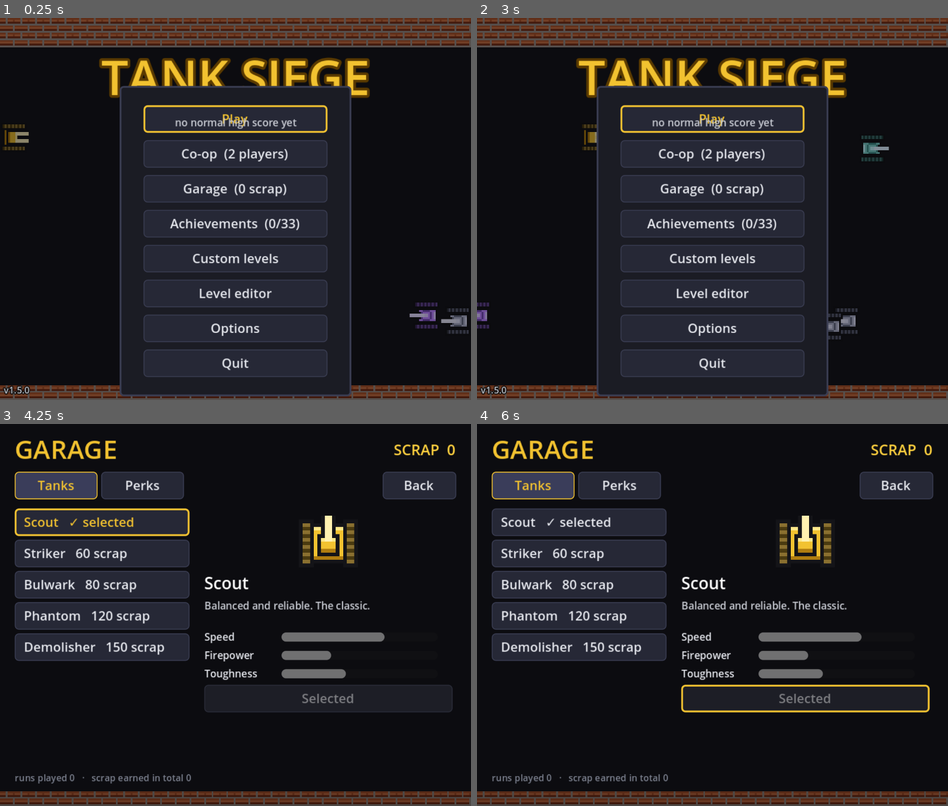
Above: before the commit, frames 1-4 (two rows, left to right).
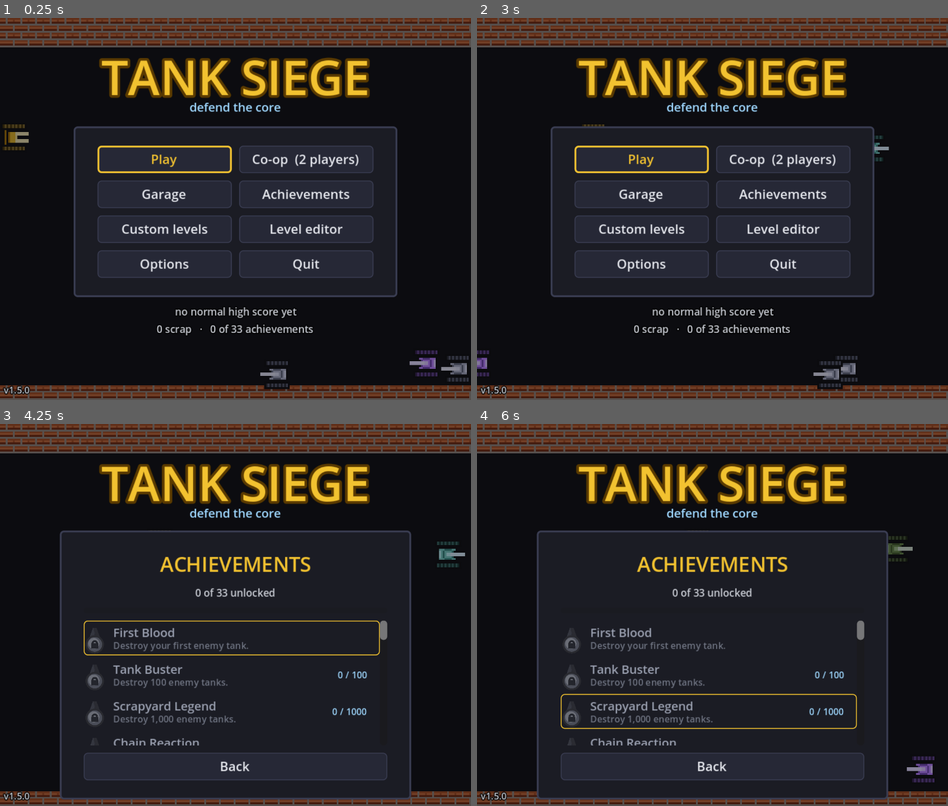
Above: after the commit, the same moments.

Repository: foxsoft2005/tank-siege
Game: Godot game, scene res://scenes/title.tscn
The game is run twice, just before and just after one commit, with the same random seed, the same clock (stepped at 60 frames per second) and the same inputs.
Inputs (mouse positions are in pixels of both pictures, inside the frame that each line leads up to):
- Up to frame 1 (0.25 s): no input
- Up to frame 2 (3 s): click (641, 193) at 0.5 s, where only the run after the commit has a clickable "Garage"; click "Tanks" at 1.25 s; click "Perks" at 2 s; click "Back" at 2.75 s
- Up to frame 3 (4.25 s): click (306, 599) at 3.5 s, where only the run after the commit has a clickable "Achievements"
- Up to frame 4 (6 s): click (707, 637) at 4.27 s; click (707, 676) at 5.02 s; click (707, 710) at 5.77 s

The runs differ from the first frame. In frame 1, 21% of the frame differs, in the area x 15-100%, y 17-100%; in frame 2, 21%; in frame 3, 36%; in frame 4, 37%, in the area x 0-100%, y 0-99%.

Commit message:
Title screen: fix the menu covering the records line
The main menu grew to 8 buttons and its panel was pushed up over the
high score line (and the logo). Now:
- the main menu is a 2-column grid that fits under the logo;
- records (high score, best stage, scrap, achievements) sit below it;
- the difficulty page shows the focused difficulty's record in its panel;
- update messages moved to the bottom, with buttons side by side;
- MenuKit.focus_first() also looks inside a GridContainer.

Co-Authored-By: Claude Opus 5.5 <noreply@anthropic.com>
Claude-Session: https://claude.ai/code/session_01BYEVEXY2UURyJWBxv6Ukm3

Diff:
--- a/scripts/menu_kit.gd
+++ b/scripts/menu_kit.gd
@@ -134,6 +134,9 @@
 ## Give keyboard/gamepad focus to the first thing on a page you can interact with.
 static func focus_first(p: Control) -> void:
 	for child in p.get_children():
+		if child is GridContainer and child.get_child_count() > 0:  # a grid of buttons
+			(child.get_child(0) as Control).grab_focus()
+			return
 		if child is HBoxContainer and child.get_child_count() > 1:  # a slider row
 			(child.get_child(1) as Control).grab_focus()
 			return
--- a/scripts/title.gd
+++ b/scripts/title.gd
@@ -19,6 +19,7 @@
 var _coop_hint: Label
 var _best_label: Label
 var _diff_desc: Label
+var _diff_record: Label
 var _update_box: VBoxContainer
 var _demo_tanks: Array[Dictionary] = []
 var _time := 0.0
@@ -93,14 +94,16 @@
 	_panel = MenuKit.panel(_pages)
 	_ui.add_child(_panel)
 
+	# Your records, shown under the main menu (placed in _show_page).
 	var best := Label.new()
 	_best_label = best
 	_refresh_best()
-	best.position = Vector2(0, 106)
-	best.size = Vector2(512, 20)
+	best.size = Vector2(512, 30)
 	best.horizontal_alignment = HORIZONTAL_ALIGNMENT_CENTER
 	best.add_theme_font_size_override("font_size", 11)
 	best.add_theme_color_override("font_color", Color("#c9ccd4"))
+	best.add_theme_color_override("font_outline_color", Color.BLACK)
+	best.add_theme_constant_override("outline_size", 4)
 	_ui.add_child(best)
 
 	var version := Label.new()
@@ -112,38 +115,48 @@
 	version.add_theme_constant_override("outline_size", 4)
 	_ui.add_child(version)
 
-	# Update messages appear bottom-right.
+	# Update messages appear at the bottom, under the records.
 	_update_box = VBoxContainer.new()
 	_update_box.theme = UITheme.make()
-	_update_box.alignment = BoxContainer.ALIGNMENT_END
-	_update_box.position = Vector2(362, 128)
-	_update_box.size = Vector2(144, 120)
-	_update_box.alignment = BoxContainer.ALIGNMENT_BEGIN
+	_update_box.add_theme_constant_override("separation", 4)
+	_update_box.position = Vector2(106, 346)
+	_update_box.size = Vector2(300, 50)
 	_ui.add_child(_update_box)
 
 	_show_page(_main_page)
 
 
+## The main menu: 8 buttons in 2 columns, so it fits under the logo with
+## room for your records below it. (Arrow keys move in both directions.)
 func _build_main_page() -> VBoxContainer:
-	var page := MenuKit.page("", 200.0)
-	MenuKit.button(page, "Play", func() -> void:
-		_coop_chosen = false
-		_show_page(_difficulty_page))
-	MenuKit.button(page, "Co-op  (2 players)", func() -> void:
-		_coop_chosen = true
-		_show_page(_difficulty_page))
-	MenuKit.button(page, "Garage  (%d scrap)" % GameState.scrap, func() -> void:
-		get_tree().change_scene_to_file(GameState.GARAGE_SCENE))
-	MenuKit.button(page, "Achievements  (%d/%d)" % [Achievements.unlocked_count(), Achievements.LIST.size()], func() -> void:
-		_fill_achievements_page()
-		_show_page(_achievements_page))
-	MenuKit.button(page, "Custom levels", func() -> void:
-		_fill_levels_page()
-		_show_page(_levels_page))
-	MenuKit.button(page, "Level editor", func() -> void:
-		get_tree().change_scene_to_file(GameState.EDITOR_SCENE))
-	MenuKit.button(page, "Options", func() -> void: _show_page(_options_page))
-	MenuKit.button(page, "Quit", func() -> void: get_tree().quit())
+	var page := MenuKit.page("", 300.0)
+	var grid := GridContainer.new()
+	grid.columns = 2
+	grid.add_theme_constant_override("h_separation", 8)
+	grid.add_theme_constant_override("v_separation", 8)
+	page.add_child(grid)
+	var buttons := [
+		["Play", func() -> void:
+			_coop_chosen = false
+			_show_page(_difficulty_page)],
+		["Co-op  (2 players)", func() -> void:
+			_coop_chosen = true
+			_show_page(_difficulty_page)],
+		["Garage", func() -> void: get_tree().change_scene_to_file(GameState.GARAGE_SCENE)],
+		["Achievements", func() -> void:
+			_fill_achievements_page()
+			_show_page(_achievements_page)],
+		["Custom levels", func() -> void:
+			_fill_levels_page()
+			_show_page(_levels_page)],
+		["Level editor", func() -> void: get_tree().change_scene_to_file(GameState.EDITOR_SCENE)],
+		["Options", func() -> void: _show_page(_options_page)],
+		["Quit", func() -> void: get_tree().quit()],
+	]
+	for entry: Array in buttons:
+		var b := MenuKit.button(grid, entry[0], entry[1])
+		b.custom_minimum_size = Vector2(146, 0)
+		b.size_flags_horizontal = Control.SIZE_EXPAND_FILL
 	return page
 
 
@@ -167,6 +180,8 @@
 	_diff_desc.autowrap_mode = TextServer.AUTOWRAP_WORD_SMART
 	_diff_desc.custom_minimum_size = Vector2(220, 30)
 	_diff_desc.horizontal_alignment = HORIZONTAL_ALIGNMENT_CENTER
+	_diff_record = MenuKit.label(page, "", 11, UITheme.ACCENT)  # your record on this difficulty
+	_diff_record.horizontal_alignment = HORIZONTAL_ALIGNMENT_CENTER
 	MenuKit.button(page, "Back", func() -> void: _show_page(_main_page))
 	return page
 
@@ -174,14 +189,22 @@
 func _on_difficulty_focus(level: int) -> void:
 	_diff_desc.text = Difficulty.DESCRIPTIONS[level]
 	_diff_desc.add_theme_color_override("font_color", Difficulty.COLORS[level])
-	_refresh_best(level)
-
-
-func _refresh_best(level: int = GameState.difficulty) -> void:
+	_diff_record.text = _record_text(level)
+
+
+## Under the main menu: your record on the last difficulty you played, then
+## scrap and achievements.
+func _refresh_best() -> void:
+	_best_label.text = "%s\n%d scrap   ·   %d of %d achievements" % [_record_text(GameState.difficulty),
+		GameState.scrap, Achievements.unlocked_count(), Achievements.LIST.size()]
+
+
+func _record_text(level: int) -> String:
 	var rec := GameState.record_for(level)
 	var tag: String = Difficulty.NAMES[level]
-	_best_label.text = "%s HIGH SCORE  %d   ·   BEST STAGE  %d" % [tag, rec["score"], rec["stage"]] \
-		if rec["score"] > 0 else "no %s high score yet" % tag.to_lower()
+	if rec["score"] <= 0:
+		return "no %s high score yet" % tag.to_lower()
+	return "%s HIGH SCORE  %d   ·   BEST STAGE  %d" % [tag, rec["score"], rec["stage"]]
 
 
 func _fill_levels_page() -> void:
@@ -286,12 +309,19 @@
 func _show_page(page: VBoxContainer) -> void:
 	for p in _pages.get_children():
 		p.visible = p == page
-	_best_label.visible = page != _options_page and page != _achievements_page  # tall panels would cover it
+	# Records and update messages belong to the main menu only; other pages
+	# are taller and would cover them.
+	_best_label.visible = page == _main_page
+	_update_box.visible = page == _main_page
 	if _coop_hint:
 		_coop_hint.visible = _coop_chosen
 	await MenuKit.center(_panel, 38.0)
-	_panel.position.y = maxf(_panel.position.y, 124.0)  # stay below the high score line...
+	_panel.position.y = maxf(_panel.position.y, 116.0)  # stay below the logo...
 	_panel.position.y = minf(_panel.position.y, 412.0 - _panel.size.y)  # ...but on screen
+	if page == _main_page:
+		_panel.position.y = 118.0  # right under the logo, records below it
+		_best_label.position = Vector2(0, _panel.position.y + _panel.size.y + 8.0)
+		_update_box.position.y = _best_label.position.y + 36.0
 	MenuKit.focus_first(page)
 	if page == _difficulty_page:  # start on the difficulty you played last
 		(page.get_node(Difficulty.NAMES[GameState.difficulty]) as Control).grab_focus()
@@ -318,10 +348,11 @@
 			_banner_text("You have the latest version.")
 		Updater.State.AVAILABLE:
 			_banner_text("Update v%s available!" % info.get("version", "?"), UITheme.ACCENT)
+			var row := _button_row()
 			if Updater.can_auto_install():
-				MenuKit.button(_update_box, "Download & install", Updater.download_and_install)
+				MenuKit.button(row, "Download & install", Updater.download_and_install)
 			if info.get("page_url", "") != "":
-				MenuKit.button(_update_box, "Open download page", func() -> void:
+				MenuKit.button(row, "Open download page", func() -> void:
 					OS.shell_open(info["page_url"]))
 		Updater.State.DOWNLOADING:
 			_banner_text("Downloading… %d%%" % int(Updater.progress * 100.0))
@@ -332,14 +363,22 @@
 			_update_box.add_child(bar)
 		Updater.State.READY:
 			_banner_text("Update installed. Restart to play v%s." % info.get("version", "?"), Color("#6fe07a"))
-			MenuKit.button(_update_box, "Restart now", Updater.restart_game)
+			MenuKit.button(_button_row(), "Restart now", Updater.restart_game)
 		Updater.State.FAILED:
 			_banner_text("Update check failed:\n" + Updater.error_text, Color("#ff8a7a"))
 
 
+func _button_row() -> HBoxContainer:
+	var row := HBoxContainer.new()
+	row.alignment = BoxContainer.ALIGNMENT_CENTER
+	row.add_theme_constant_override("separation", 8)
+	_update_box.add_child(row)
+	return row
+
+
 func _banner_text(text: String, color := Color("#9aa0b0")) -> void:
 	var l := MenuKit.label(_update_box, text, 11, color)
-	l.horizontal_alignment = HORIZONTAL_ALIGNMENT_RIGHT
+	l.horizontal_alignment = HORIZONTAL_ALIGNMENT_CENTER
 	l.autowrap_mode = TextServer.AUTOWRAP_WORD_SMART
 
 
@@ -364,7 +403,7 @@
 func _spawn_demo_tanks() -> void:
 	var kinds := ["player_L2", "basic", "fast", "power", "armor", "basic"]
 	for i in kinds.size():
-		var lane := 136.0 if i % 2 == 0 else 330.0
+		var lane := 136.0 if i % 2 == 0 else 382.0  # (the lower lane stays clear of the records text)
 		var dir := 1.0 if i % 2 == 0 else -1.0
 		_demo_tanks.append({
 			"sprite": kinds[i],
Not shown, changed: README.md
